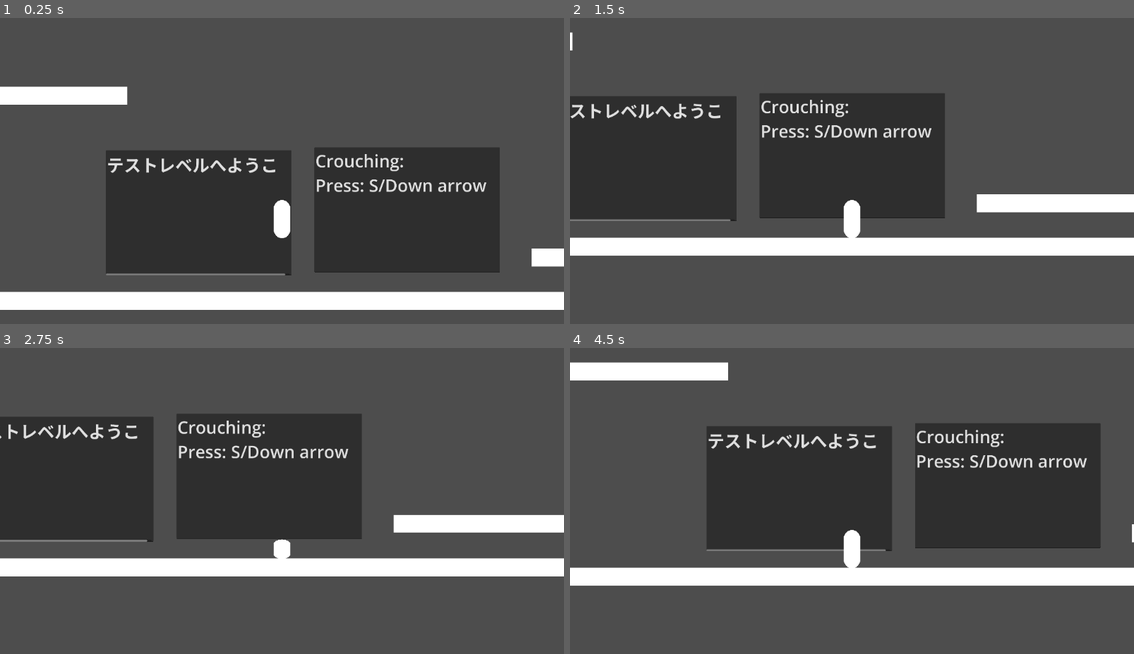
Above: before the commit, frames 1-4 (two rows, left to right).
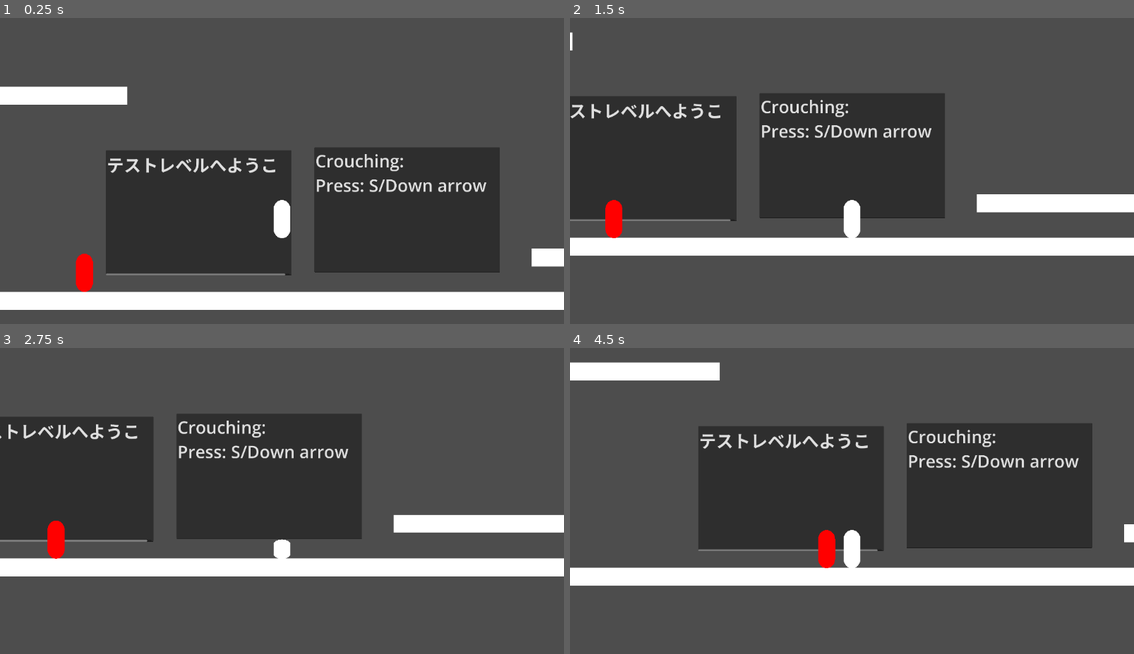
Above: after the commit, the same moments.

Repository: SoopyTM/game-for-people
Game: Godot game, scene res://Temp Assets + Scenes/Testing level.tscn
The game is run twice, just before and just after one commit, with the same random seed, the same clock (stepped at 60 frames per second) and the same inputs.
Inputs:
- Up to frame 1 (0.25 s): no input
- Up to frame 2 (1.5 s): hold S (Crouch) 0.53-1.28 s; hold D (Walk_Right) from 0.53 s (still down); tap Space (Jump) at 0.77 s; tap S (Crouch) at 1.35 s
- Up to frame 3 (2.75 s): tap Space (Jump) at 1.52 s; release D (Walk_Right) at 2.03 s; hold A (Walk_Left) from 2.03 s (still down); hold S (Crouch) from 2.03 s (still down)
- Up to frame 4 (4.5 s): release S (Crouch) at 2.78 s; tap S (Crouch) at 2.85, 4.35 s; tap Space (Jump) at 3.02, 3.77 s; hold S (Crouch) 3.53-4.28 s; release A (Walk_Left) at 4.28 s; hold D (Walk_Right) from 4.28 s (still down)

The runs differ from the first frame. In frame 1, 0.4% of the frame differs, in the area x 13-17%, y 76-90%; in frame 2, 0.3%; in frame 3, 0.4%; in frame 4, 4.6%, in the area x 22-100%, y 4-73%.

Commit message:
Enemy added
Added an enemy's movement. let me know if you want anything changed.

Diff:
--- /dev/null
+++ b/Main Scenes/Enemy.tscn
@@ -0,0 +1,26 @@
+[gd_scene load_steps=4 format=3 uid="uid://bobrjw25b1qk3"]
+
+[ext_resource type="Script" path="res://Scripts/Enemy_Movement.gd" id="1_wl0j2"]
+
+[sub_resource type="CapsuleShape2D" id="CapsuleShape2D_qgho4"]
+radius = 38.0
+height = 168.0
+
+[sub_resource type="CapsuleMesh" id="CapsuleMesh_ca571"]
+
+[node name="CharacterBody2D" type="CharacterBody2D"]
+script = ExtResource("1_wl0j2")
+
+[node name="CollisionShape2D" type="CollisionShape2D" parent="."]
+shape = SubResource("CapsuleShape2D_qgho4")
+
+[node name="MeshInstance2D" type="MeshInstance2D" parent="."]
+modulate = Color(1, 0, 0, 1)
+position = Vector2(0, 1.00136e-05)
+scale = Vector2(76, 85)
+mesh = SubResource("CapsuleMesh_ca571")
+
+[node name="RayCast2D" type="RayCast2D" parent="."]
+target_position = Vector2(500, 0)
+
+[node name="Timer" type="Timer" parent="."]
--- a/Main Scenes/Player.tscn
+++ b/Main Scenes/Player.tscn
@@ -9,24 +9,22 @@
 
 [sub_resource type="CapsuleMesh" id="CapsuleMesh_ca571"]
 
-[node name="Player" type="Node2D"]
-
-[node name="CharacterBody2D" type="CharacterBody2D" parent="."]
+[node name="Player" type="CharacterBody2D" groups=["player"]]
 script = ExtResource("1_a8j7t")
 
-[node name="CollisionShape2D" type="CollisionShape2D" parent="CharacterBody2D"]
+[node name="CollisionShape2D" type="CollisionShape2D" parent="."]
 shape = SubResource("CapsuleShape2D_qgho4")
 script = ExtResource("2_42840")
 
-[node name="MeshInstance2D" type="MeshInstance2D" parent="CharacterBody2D"]
+[node name="MeshInstance2D" type="MeshInstance2D" parent="."]
 position = Vector2(0, 1.00136e-05)
 scale = Vector2(76, 85)
 mesh = SubResource("CapsuleMesh_ca571")
 
-[node name="Camera2D" type="Camera2D" parent="CharacterBody2D"]
+[node name="Camera2D" type="Camera2D" parent="."]
 offset = Vector2(0, -200)
 zoom = Vector2(0.46, 0.46)
 position_smoothing_speed = 2.0
 
-[node name="RayCast2D" type="RayCast2D" parent="CharacterBody2D"]
+[node name="RayCast2D" type="RayCast2D" parent="."]
 target_position = Vector2(0, -98)
--- /dev/null
+++ b/Scripts/Enemy_Movement.gd
@@ -0,0 +1,43 @@
+extends CharacterBody2D
+
+const SPEED = 300.0
+const RUN_SPEED = 500.0
+const GRAVITY = 980.0  # Gravity strength
+const CHANGE_DIRECTION_INTERVAL = 1.5  # Change direction every 1.5 seconds
+
+var direction: Vector2 = Vector2.ZERO
+var time_since_change = 0.0
+var player = null
+@onready var raycast = $RayCast2D
+
+func _ready():
+	randomize()
+	change_direction()
+
+func _physics_process(delta: float) -> void:
+	time_since_change += delta
+
+	if player:
+		raycast.target_position = (player.global_position - global_position).normalized() * raycast.target_position.length()
+	raycast.force_raycast_update()
+
+	if raycast.is_colliding() and raycast.get_collider().is_in_group("player"):
+		player = raycast.get_collider()
+	else:
+		player = null
+
+	if player:
+		var direction_to_player = (player.global_position - global_position).normalized()
+		velocity.x = direction_to_player.x * RUN_SPEED
+	else:
+		if time_since_change >= CHANGE_DIRECTION_INTERVAL:
+			change_direction()
+			time_since_change = 0.0
+		velocity.x = direction.x * SPEED
+
+	velocity.y += GRAVITY * delta  # Apply gravity
+	move_and_slide()
+
+func change_direction():
+	direction.x = randf_range(-1.0, 1.0)
+	direction.y = 0
--- a/Temp Assets + Scenes/Testing level.tscn
+++ b/Temp Assets + Scenes/Testing level.tscn
@@ -1,10 +1,11 @@
-[gd_scene load_steps=4 format=3 uid="uid://dueck5stjpm4k"]
+[gd_scene load_steps=5 format=3 uid="uid://dueck5stjpm4k"]
 
 [ext_resource type="PackedScene" uid="uid://bk1w50ad5kial" path="res://Temp Assets + Scenes/tempFloor.tscn" id="1_s6nx7"]
 [ext_resource type="PackedScene" uid="uid://cwpi4k3sg3u8" path="res://Main Scenes/Player.tscn" id="2_5qkfc"]
 [ext_resource type="PackedScene" uid="uid://s6lnegke1xuc" path="res://Temp Assets + Scenes/tempFloor2.tscn" id="3_t2h0f"]
+[ext_resource type="PackedScene" uid="uid://bobrjw25b1qk3" path="res://Main Scenes/Enemy.tscn" id="4_1n73j"]
 
-[node name="Node2D" type="Node2D"]
+[node name="Testing Level" type="Node2D"]
 
 [node name="TextEdit" type="TextEdit" parent="."]
 offset_left = -6369.0
@@ -94,3 +95,6 @@
 
 [node name="tempFloor12" parent="." instance=ExtResource("3_t2h0f")]
 position = Vector2(-1746, -189)
+
+[node name="Enemy" parent="." instance=ExtResource("4_1n73j")]
+position = Vector2(-952, 566)
